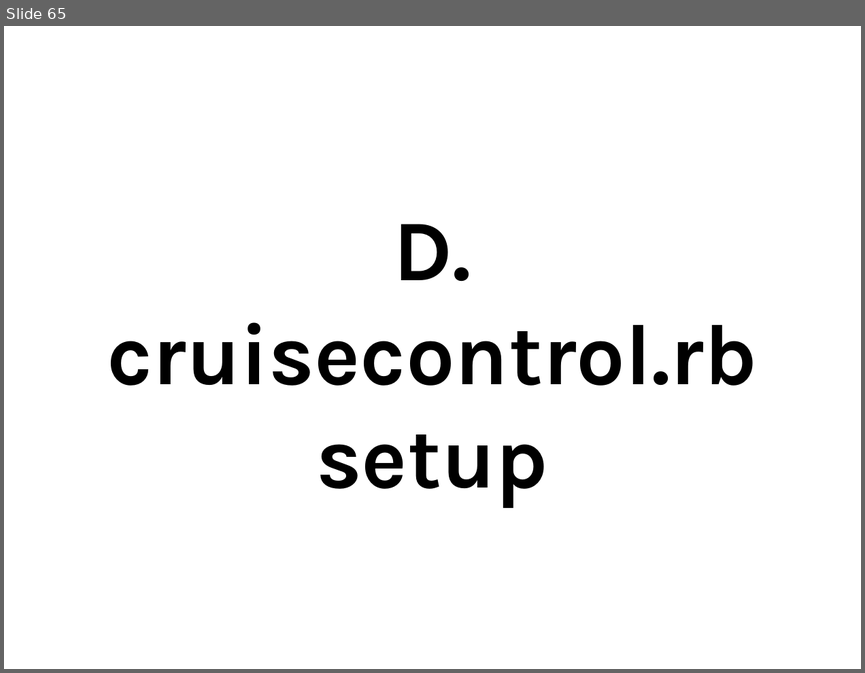
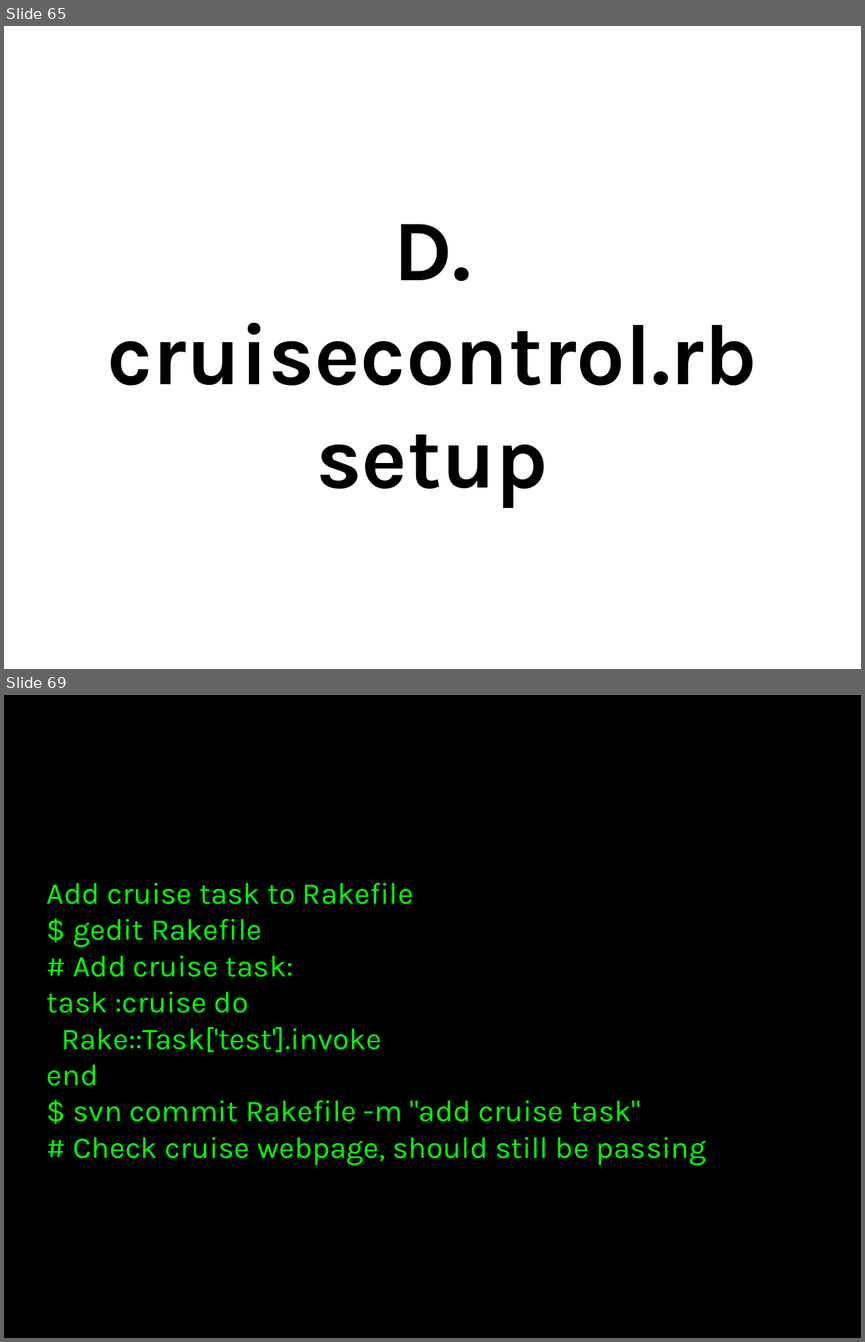
Before and after one commit to thewoolleyman/ci_for_the_rails_guy_or_gal, a slide deck: presentation/ci_for_the_web_2.0_guy_or_gal.odp. Shown one above the other, each under a label of ours: slide 65 before the commit, slides 65 and 69 after it; the slides between them are not shown. The pictures are 865x673 and 865x1342 pixels, drawn with LibreOffice and Linux fonts; fonts in the diff are those of the drawing. Boxes give left, top, right and bottom in pixels: in the first picture for what was removed or moved away, otherwise in the second. Text is boxed around its words. In the diff, an @@ line names an element or a change of style, - is before the commit and + after.

```diff
--- a/presentation/ci_for_the_web_2.0_guy_or_gal.odp
+++ b/presentation/ci_for_the_web_2.0_guy_or_gal.odp
@@ slide 69 added at (4, 695, 861, 1338), background #000000 @@
@@ title added at (47, 883, 706, 1166), 28 pt, text #00FF00 @@
+Add cruise task to Rakefile
+$ gedit Rakefile
+# Add cruise task:
+task :cruise do
+Rake::Task['test'].invoke
+end
+$ svn commit Rakefile -m "add cruise task"
+# Check cruise webpage, should still be passing
```
Also in this commit, not shown: 21 other slides added, 1 slide removed.
